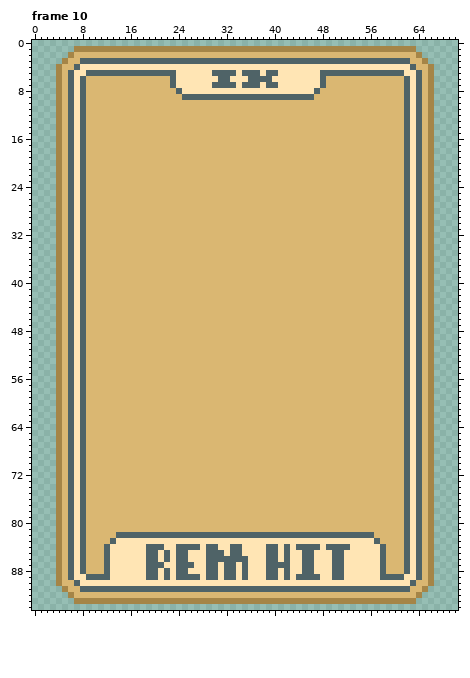
A pixel-art file gets an edit: assets/1x/anagrarots.ase. The picture above is the old version.
71x95 pixels, 22 frames. Shown: frame 10. The commit also changed other frames, which this record leaves out.
And afterwards:
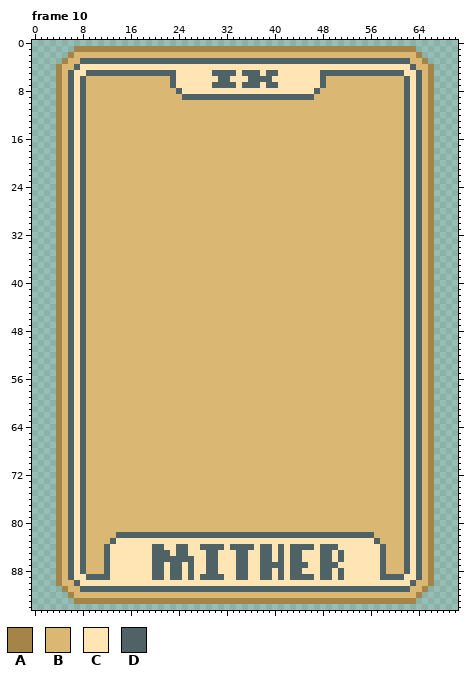
Palette (. is transparent): A #a58547  B #dab772  C #ffe5b4  D #4f6367
The edit:
Frame 10, layer "Text":
y 84: x 19 D -> C; x 26..28 DDC -> CCD; x 31 C -> D; x 35..36 CC -> DD; x 38 C -> D; x 40..43 DCDC -> CDCD; x 47..48 DC -> CD; x 51..52 DD -> CC
y 85: x 19 D -> C; x 21 C -> D; x 31 D -> C; x 33 D -> C; x 35 C -> D; x 38 C -> D; x 40..46 DCDCCDD -> CDCDDCC; x 48..50 CCD -> DDC
y 86: x 19 D -> C; x 21 C -> D; x 23 C -> D; x 26 C -> D; x 31..33 DDD -> CCC; x 38 C -> D; x 40..46 DCDCCDD -> CDCDDCC; x 48..50 CCD -> DDC
y 87: x 19 D -> C; x 23 C -> D; x 25 D -> C; x 32..34 DDC -> CCD; x 38 C -> D; x 42..44 DCC -> CDD; x 46 D -> C; x 48..49 CC -> DD; x 51 D -> C
y 88: x 19 D -> C; x 21..23 CDC -> DCD; x 25..26 DC -> CD; x 32..34 DDC -> CCD; x 38 C -> D; x 40..46 DCDCCDD -> CDCDDCC; x 48..50 CCD -> DDC
y 89: x 19 D -> C; x 21..23 CDC -> DCD; x 25 D -> C; x 27..28 DC -> CD; x 31..34 CDDC -> DCCD; x 38 C -> D; x 40..43 DCDC -> CDCD; x 47..50 DCCD -> CDDC
